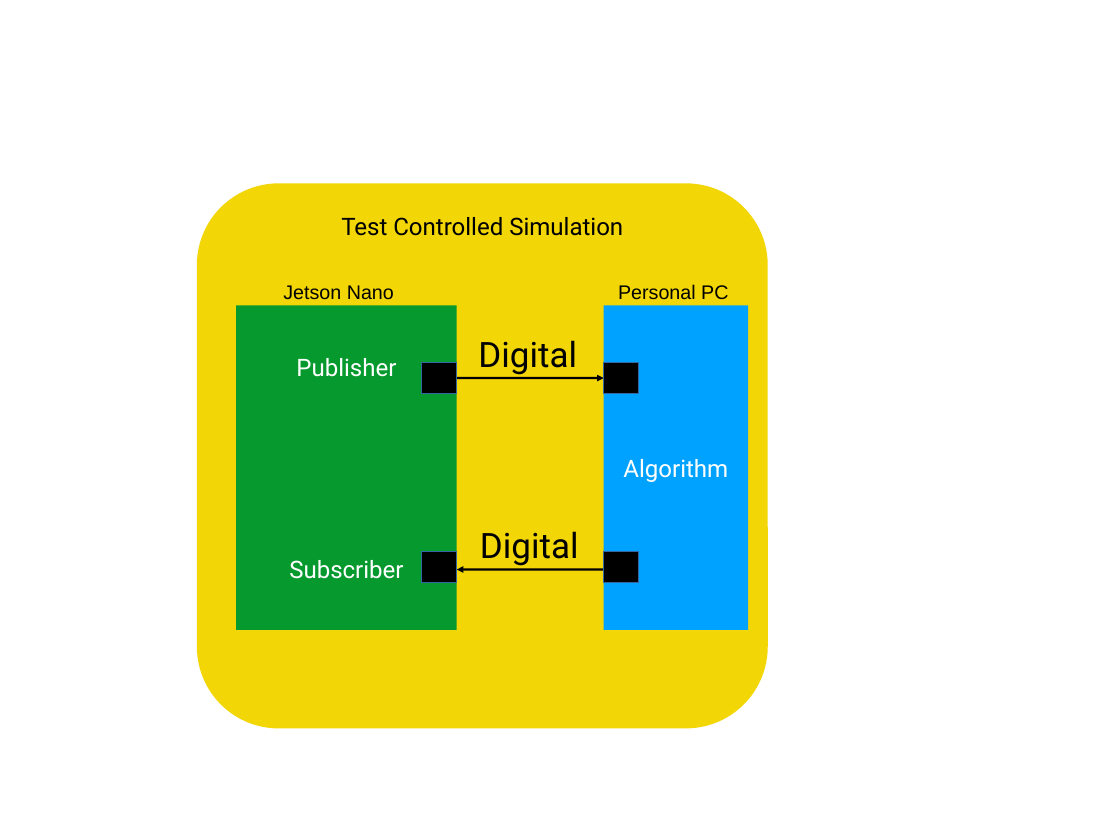
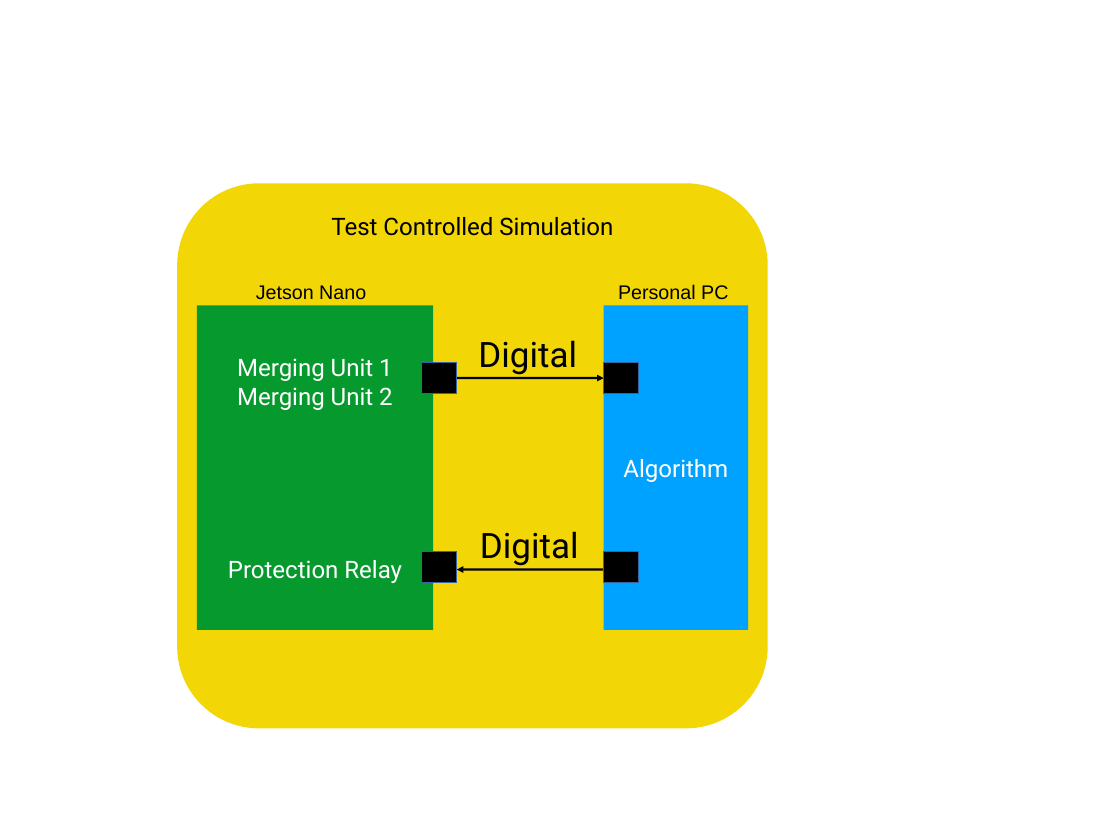
Before and after one commit to everton-oriente/IEC61850_9_2_SV, a slide deck: slide 1 of Articles/Test_system.pptx. Drawn at 1120x840 pixels with LibreOffice and Linux fonts; fonts in the diff are those of the drawing. Boxes give left, top, right and bottom in pixels: in the first picture for what was removed or moved away, otherwise in the second. Text is boxed around its words. In the diff, an @@ line names an element or a change of style, - is before the commit and + after.

```diff
--- a/Articles/Test_system.pptx
+++ b/Articles/Test_system.pptx
@@ rounded rectangle "Test Controlled Simulation": place and size @@
-rounded rectangle "Test Controlled Simulation" at [197,184,768,729]
+rounded rectangle "Test Controlled Simulation" at [177,184,768,729]
@@ text "Jetson Nano": place and size @@
-text "Jetson Nano" at [283,285,394,300]
+text "Jetson Nano" at [256,285,366,300]
@@ rectangle added at [197,306,433,630], fill #069A2E, 22 pt, text #FFFFFF @@
+Merging Unit 1
+Merging Unit 2
+Protection Relay
@@ rectangle removed at [236,306,457,630] @@
-Publisher
-Subscriber
```
Also in this commit, not shown: 25 other files.
